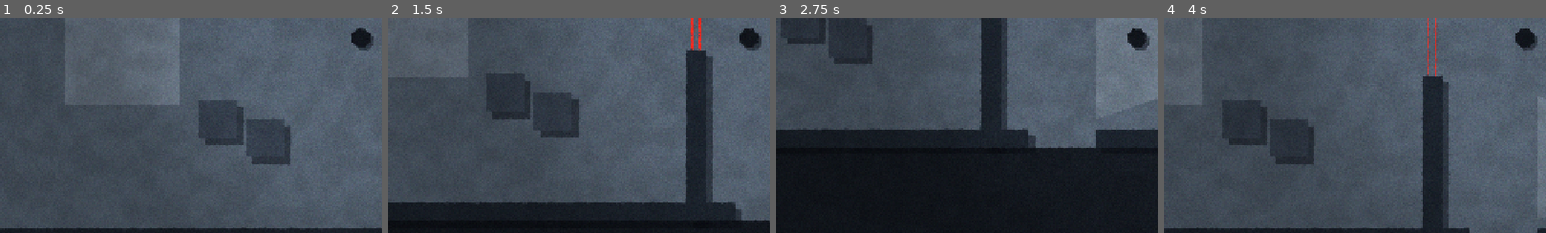
Above: before the commit, frames 1-4 (left to right).
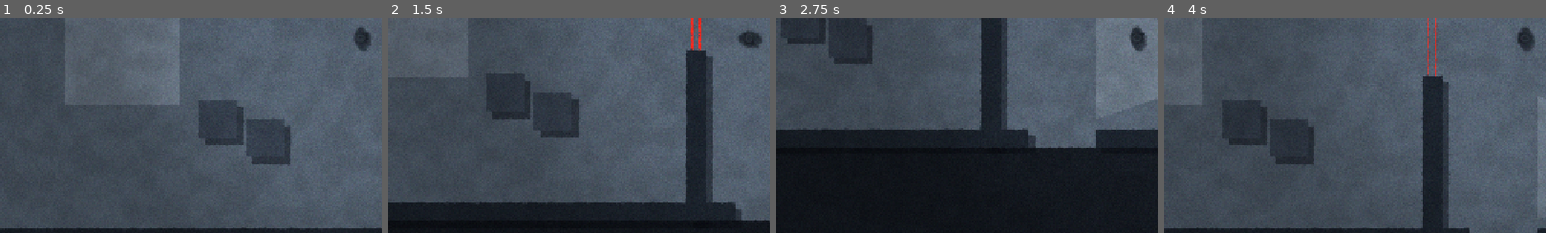
Above: after the commit, the same moments.

Repository: jfacorro/spooks
Game: Godot game, scene res://demo/grain_demo.tscn
Same seed, same stepped clock (60 frames per second), same inputs: the game is played once before the commit and once after it.
Inputs:
- Up to frame 1 (0.25 s): no input
- Up to frame 2 (1.5 s): tap Enter at 0.5 s; hold Right (ui_right) 0.53-1.28 s; hold Down (ui_down) from 1.28 s (still down)
- Up to frame 3 (2.75 s): release Down (ui_down) at 2.03 s; hold Right (ui_right) from 2.03 s (still down)
- Up to frame 4 (4 s): release Right (ui_right) at 2.78 s; hold Up (ui_up) 2.78-3.53 s; hold Left (ui_left) from 3.53 s (still down)
The pictures show only the part of the screen within x 3-53%, y 45-95%; the shares and areas given below are measured in that part.

The runs differ from the first frame. In frame 1, 0.3% of the frame differs, in the area x 92-98%, y 4-16%; in frame 2, 0.3%; in frame 3, 0.3%, in the area x 92-98%, y 3-16%; in frame 4, 0.3%.

Commit message:
Add top-down spy character art and use it in the demo
spy_topdown.svg is a flat top-down spy in a fedora and overcoat, drawn
at 2x and facing +X so rotation = velocity.angle() just works. Its
import enables mipmaps so it stays clean when scaled down and rotated.

In the demo the spy is now a Body sprite plus a darkened Shadow copy;
both turn toward the movement direction while the shadow keeps a fixed
world offset.

Co-Authored-By: Claude Opus 5.5 <noreply@anthropic.com>

Diff:
--- /dev/null
+++ b/characters/spy/spy_topdown.svg
@@ -0,0 +1,25 @@
+<svg xmlns="http://www.w3.org/2000/svg" width="128" height="128" viewBox="0 0 128 128">
+  <!-- Top-down spy in a fedora and overcoat. Faces right (+X), which is
+       rotation 0 in Godot; the head sits on the canvas center, which is the
+       pivot. Drawn at 2x: use a Sprite2D scale of 0.5 (~49 px wide).
+       Proportions follow a real body seen from above: shoulders about twice
+       as wide as they are deep, head centered on them, toes just past the
+       chest. The coat shows as the skirt flaring out behind, with a vent. -->
+  <g id="shoes" fill="#121418">
+    <rect x="80" y="41" width="16" height="12" rx="6"/>
+    <rect x="76" y="75" width="16" height="12" rx="6"/>
+  </g>
+  <ellipse id="coat-skirt" cx="61" cy="64" rx="25" ry="38" fill="#1d2228"/>
+  <rect id="torso" x="43" y="27" width="42" height="74" rx="21" fill="#3a414b"/>
+  <g id="arms" fill="#2c323a">
+    <ellipse cx="64" cy="30" rx="16" ry="10.5"/>
+    <ellipse cx="64" cy="98" rx="16" ry="10.5"/>
+  </g>
+  <g id="hat">
+    <ellipse id="brim" cx="66" cy="64" rx="27" ry="23" fill="#14171c"/>
+    <ellipse id="band" cx="63" cy="64" rx="18" ry="14" fill="#808b98"/>
+    <ellipse id="crown" cx="63" cy="64" rx="15.5" ry="11.5" fill="#2b3139"/>
+    <path id="crease" d="M 51 64 Q 63 61.5 75 64" fill="none" stroke="#111317" stroke-width="2.5" stroke-linecap="round"/>
+    <path id="pinches" d="M 71 56 L 75 58.5 M 71 72 L 75 69.5" fill="none" stroke="#111317" stroke-width="2" stroke-linecap="round"/>
+  </g>
+</svg>
--- a/demo/grain_demo.tscn
+++ b/demo/grain_demo.tscn
@@ -4,6 +4,7 @@
 [ext_resource type="Script" uid="uid://7dg6exedug2f" path="res://demo/block_shadows.gd" id="2_shadows"]
 [ext_resource type="Script" uid="uid://dctnxnomo7vqx" path="res://demo/disc.gd" id="3_disc"]
 [ext_resource type="Script" uid="uid://cmd8k1gtdgkfs" path="res://demo/spy.gd" id="4_spy"]
+[ext_resource type="Texture2D" path="res://characters/spy/spy_topdown.svg" id="5_spy_art"]
 
 [node name="GrainDemo" type="Node2D" unique_id=654249822]
 
@@ -135,9 +136,17 @@
 position = Vector2(-80, 120)
 script = ExtResource("4_spy")
 
-[node name="Body" type="Node2D" parent="Spy" unique_id=563059812]
-script = ExtResource("3_disc")
-color = Color(0.05, 0.06, 0.08, 1)
+[node name="Shadow" type="Sprite2D" parent="Spy"]
+self_modulate = Color(0, 0, 0.02, 0.45)
+position = Vector2(6, 6)
+scale = Vector2(0.5, 0.5)
+texture_filter = 4
+texture = ExtResource("5_spy_art")
+
+[node name="Body" type="Sprite2D" parent="Spy"]
+scale = Vector2(0.5, 0.5)
+texture_filter = 4
+texture = ExtResource("5_spy_art")
 
 [node name="Camera2D" type="Camera2D" parent="Spy" unique_id=1220477907]
 zoom = Vector2(0.8, 0.8)
--- a/demo/spy.gd
+++ b/demo/spy.gd
@@ -1,9 +1,20 @@
 extends Node2D
-## Arrow keys move the spy (and the camera). Watch the grain stay on the screen
-## while the ink blotches and ragged edges stay put on the world.
+## Arrow keys move the spy (and the camera); the body turns to face where it's
+## going. Only Body and Shadow rotate, so the shadow keeps falling the same
+## way on the world.
 
 @export var speed := 280.0
+## How quickly the spy turns toward the movement direction.
+@export var turn_speed := 14.0
+
+@onready var _body: Node2D = $Body
+@onready var _shadow: Node2D = $Shadow
 
 
 func _process(delta: float) -> void:
-	position += Input.get_vector("ui_left", "ui_right", "ui_up", "ui_down") * speed * delta
+	var direction := Input.get_vector("ui_left", "ui_right", "ui_up", "ui_down")
+	position += direction * speed * delta
+	if direction != Vector2.ZERO:
+		var facing := lerp_angle(_body.rotation, direction.angle(), 1.0 - exp(-turn_speed * delta))
+		_body.rotation = facing
+		_shadow.rotation = facing
Not shown, added: characters/spy/spy_topdown.svg.import
